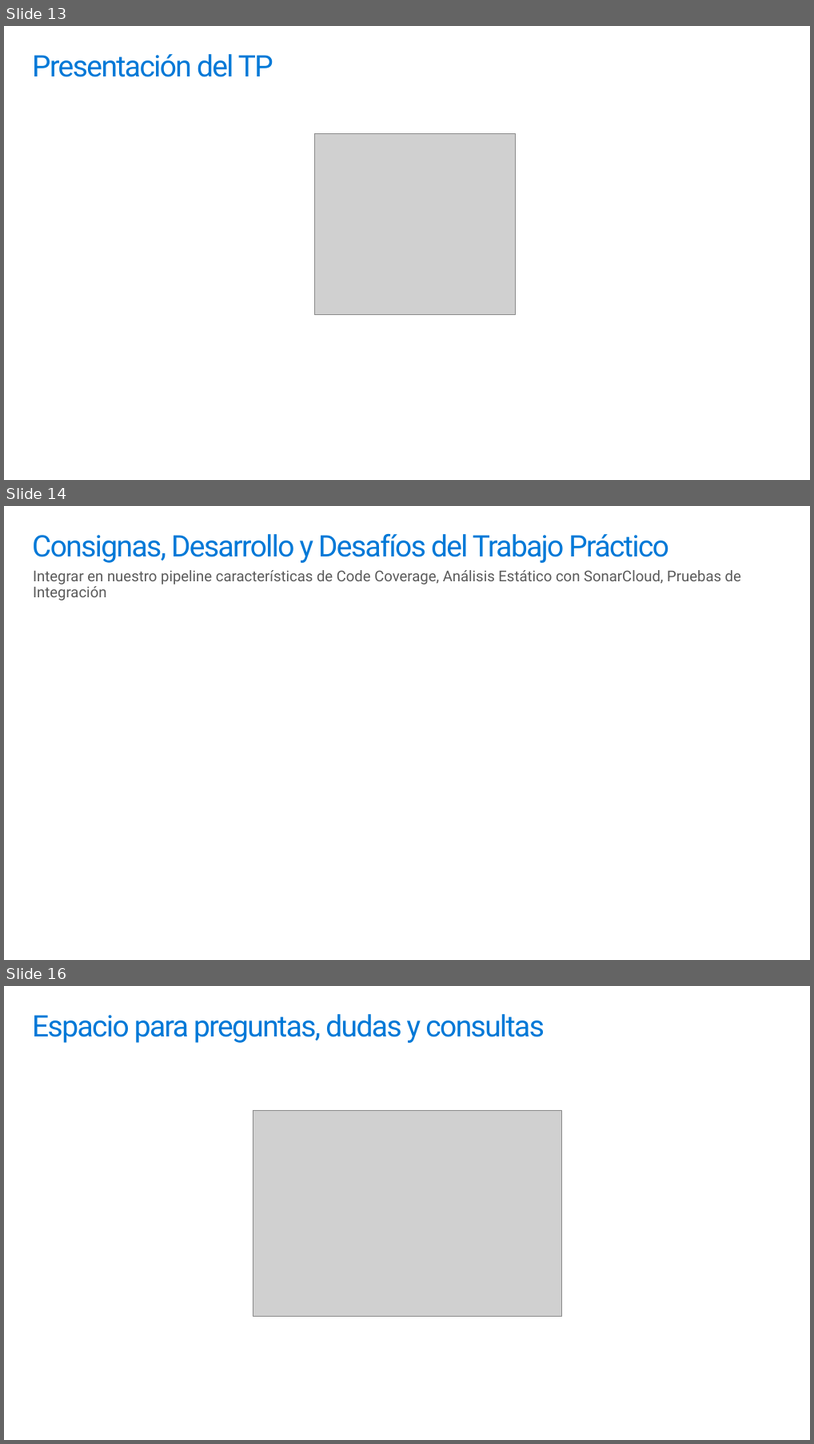
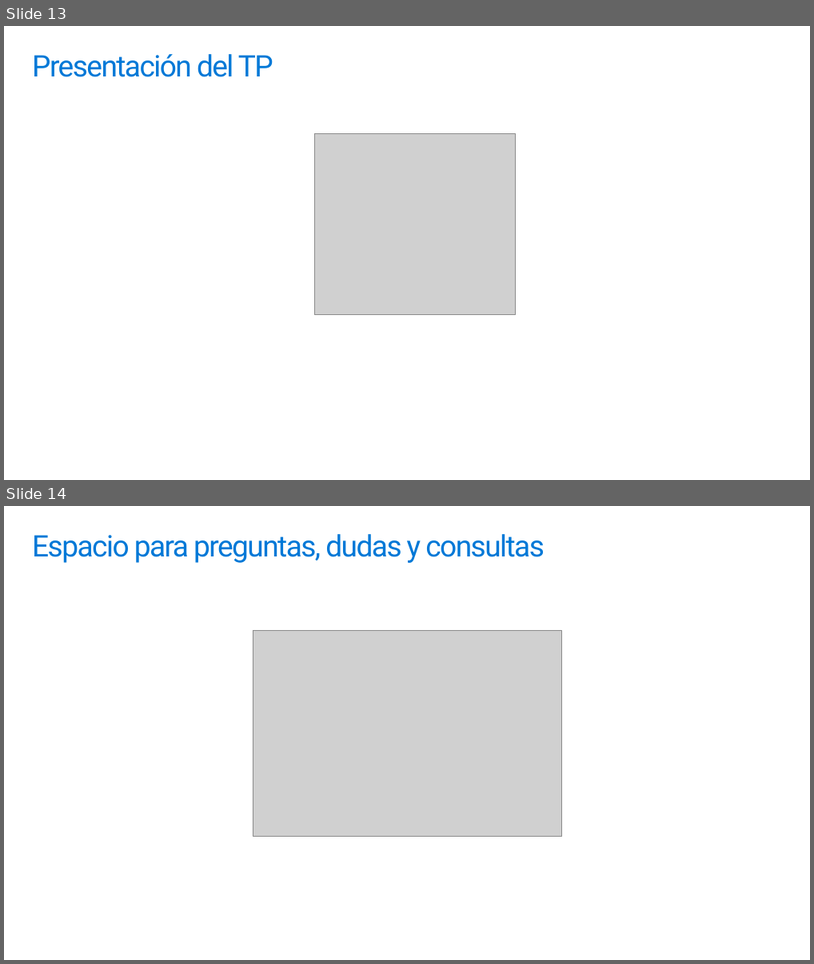
Before and after one commit to ingsoft3ucc/TPS_2024, a slide deck: trabajos/08-contenedores-azure-automatizacion-azcli.pptx. Shown one above the other, each under a label of ours: slides 13, 14 and 16 before the commit, slides 13 and 14 after it; the slides between them are not shown. The pictures are 814x1444 and 814x964 pixels, drawn with LibreOffice and Linux fonts; fonts in the diff are those of the drawing; grey boxes stand for pictures. Boxes give left, top, right and bottom in pixels: in the first picture for what was removed or moved away, otherwise in the second. Text is boxed around its words. In the diff, an @@ line names an element or a change of style, - is before the commit and + after.

Commit message:
ppt8

```diff
--- a/trabajos/08-contenedores-azure-automatizacion-azcli.pptx
+++ b/trabajos/08-contenedores-azure-automatizacion-azcli.pptx
@@ slide 14 removed at (4,506,810,960), background #FFFFFF @@
@@ title removed at (32,534,670,563) @@
-Consignas, Desarrollo y Desafíos del Trabajo Práctico
@@ text removed at (33,570,742,600) @@
-Integrar en nuestro pipeline características de Code Coverage, Análisis Estático con SonarCloud, Pruebas de Integración
@@ what was slide 16 is now slide 14 @@
```
Also in this commit, not shown: 1 other slide removed.
